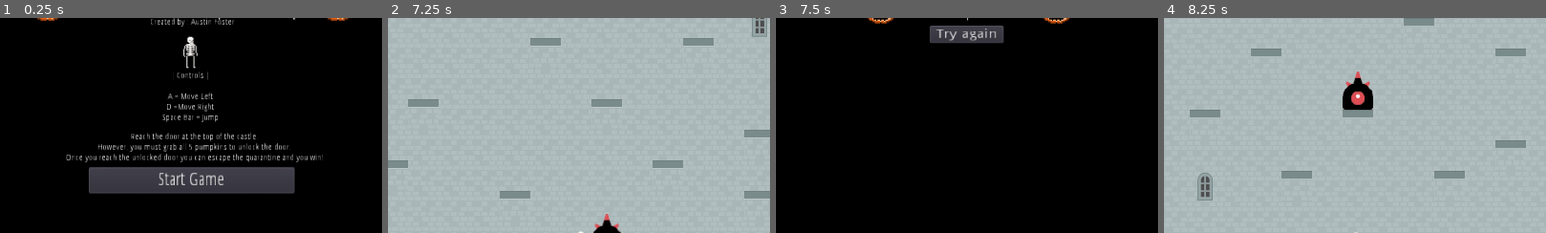
Above: before the commit, frames 1-4 (left to right).
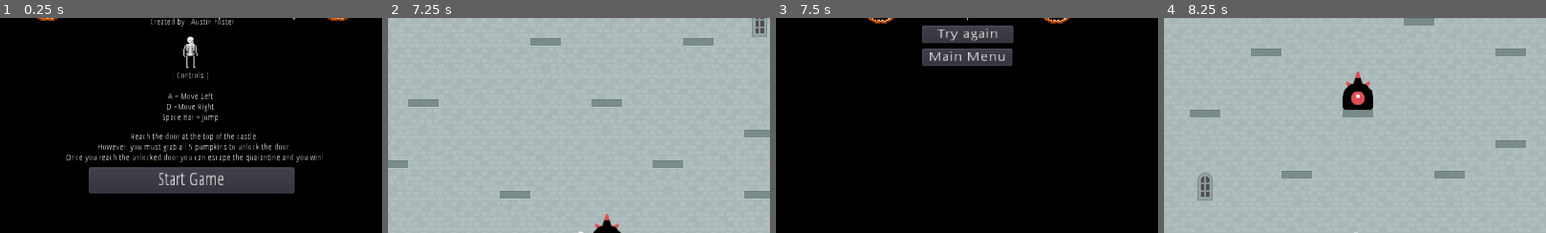
Above: after the commit, the same moments.

Repository: afoster1234/Jam
Game: Godot game, scene res://src/Start.tscn
The game is run twice, just before and just after one commit, with the same random seed, the same clock (stepped at 60 frames per second) and the same inputs.
Inputs:
- Up to frame 1 (0.25 s): no input
- Up to frame 2 (7.25 s): click "Start Game" at 0.5 s; tap Enter at 1.25 s; hold D (walk_right) 1.28-2.03 s; tap Space (jump) at 1.52, 2.27, 3.77, 4.52, 5.27, 6.77 s; hold A (walk_left) 2.03-2.78 s; hold D (walk_right) 2.78-4.28 s; hold A (walk_left) 4.28-6.53 s; hold D (walk_right) from 6.53 s (still down)
- Up to frame 3 (7.5 s): keep holding D (walk_right)
- Up to frame 4 (8.25 s): tap Space (jump) at 7.52 s; release D (walk_right) at 8 s; click "Try again" at 8 s
The pictures show only the part of the screen within x 25-75%, y 13-63%; the shares and areas given below are measured in that part.

Frames 1-2 are identical in both runs. In frame 3, 2.6% of the frame differs, in the area x 38-63%, y 3-23%; in frame 4, nothing differs.

Commit message:
Changes death and start scenes

Diff:
--- a/project/src/Death.gd
+++ b/project/src/Death.gd
@@ -5,3 +5,7 @@
 
 func _on_Button_pressed():
 	var _scene := get_tree().change_scene("res://src/World.tscn")
+
+
+func _on_Button2_pressed():
+	var _scene2 := get_tree().change_scene("res://src/Start.tscn")
--- a/project/src/Death.tscn
+++ b/project/src/Death.tscn
@@ -27,12 +27,23 @@
 }
 
 [node name="Button" type="Button" parent="."]
-margin_left = 720.0
+margin_left = 704.0
 margin_top = 136.0
 margin_right = 788.0
 margin_bottom = 156.0
 rect_scale = Vector2( 2.28, 1.84 )
 text = "Try again"
+__meta__ = {
+"_edit_use_anchors_": false
+}
+
+[node name="Button2" type="Button" parent="."]
+margin_left = 704.0
+margin_top = 184.0
+margin_right = 787.0
+margin_bottom = 204.0
+rect_scale = Vector2( 2.28, 1.84 )
+text = "Main Menu"
 __meta__ = {
 "_edit_use_anchors_": false
 }
@@ -50,3 +61,4 @@
 scale = Vector2( 1.375, 1.375 )
 texture = ExtResource( 3 )
 [connection signal="pressed" from="Button" to="." method="_on_Button_pressed"]
+[connection signal="pressed" from="Button2" to="." method="_on_Button2_pressed"]
--- a/project/src/Start.gd
+++ b/project/src/Start.gd
@@ -1,7 +1,4 @@
 extends Node
-
-func _ready():
-	$AudioStreamPlayer.play()
 
 func _on_Button_pressed():
 	var _scene := get_tree().change_scene("res://src/World.tscn")
--- a/project/src/Start.tscn
+++ b/project/src/Start.tscn
@@ -96,6 +96,7 @@
 
 [node name="AudioStreamPlayer" type="AudioStreamPlayer" parent="."]
 stream = ExtResource( 3 )
+autoplay = true
 
 [node name="playerIdle" type="Sprite" parent="."]
 position = Vector2( 800, 192 )
